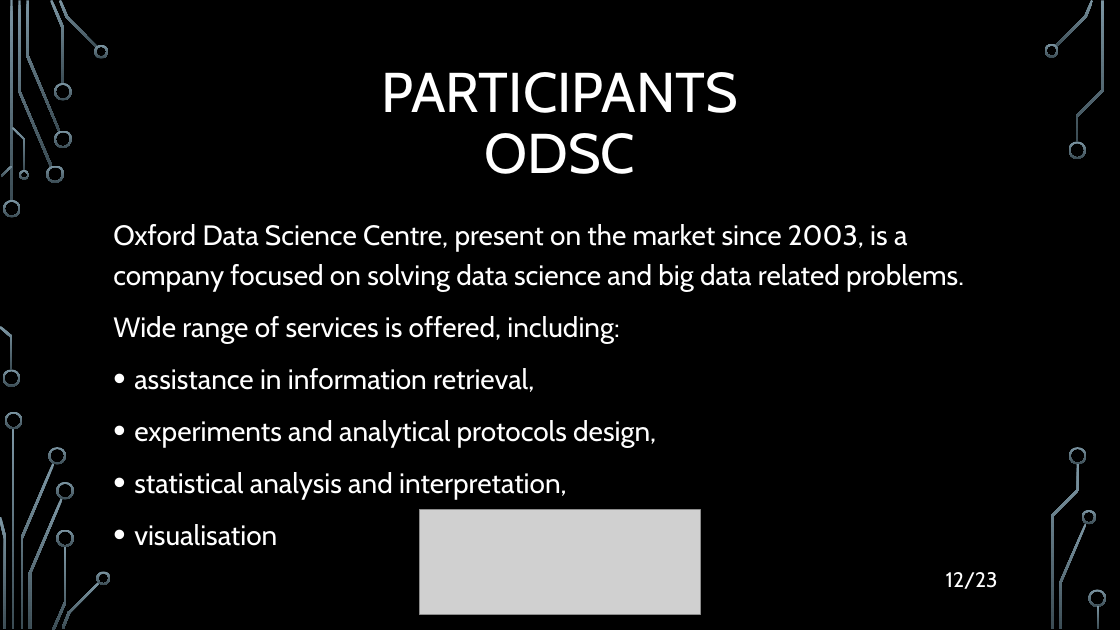
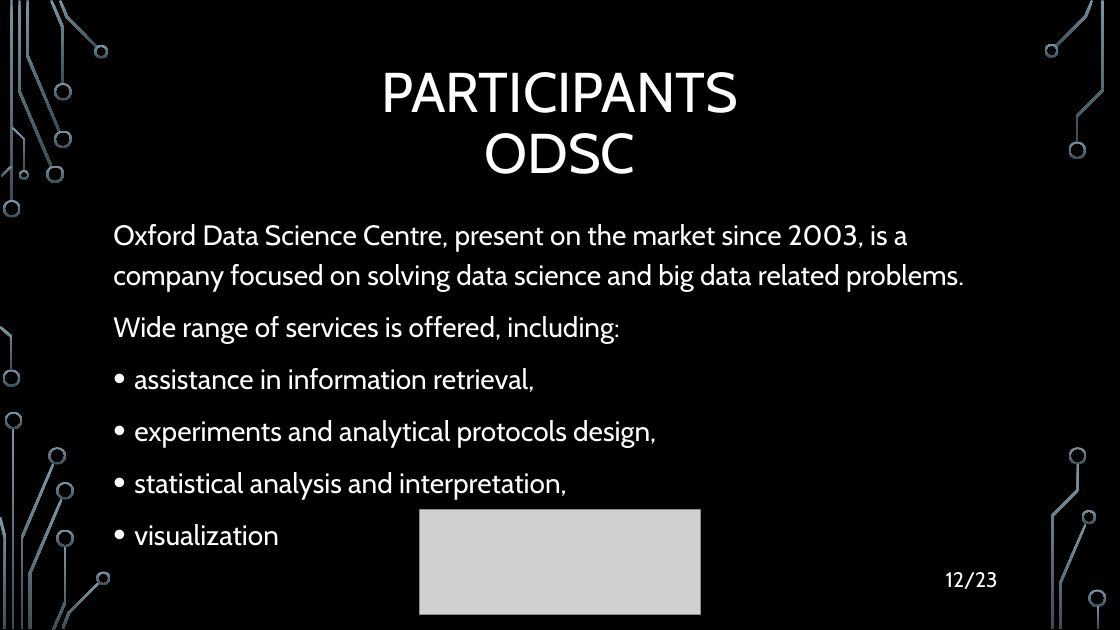
Before and after one commit to filozof50/UP, a slide deck: slide 12 of hw2/H2020.pptx. Drawn at 1120x630 pixels with LibreOffice and Linux fonts; fonts in the diff are those of the drawing; grey boxes stand for pictures; background and template pictures are left out. Boxes give left, top, right and bottom in pixels: in the first picture for what was removed or moved away, otherwise in the second. Text is boxed around its words. In the diff, an @@ line names an element or a change of style, - is before the commit and + after.

```diff
--- a/hw2/H2020.pptx
+++ b/hw2/H2020.pptx
@@ text at box(134, 524, 279, 546): text changed @@
-• visualisation
+• visualization
```
Also in this commit, not shown: 4 other slides changed.
